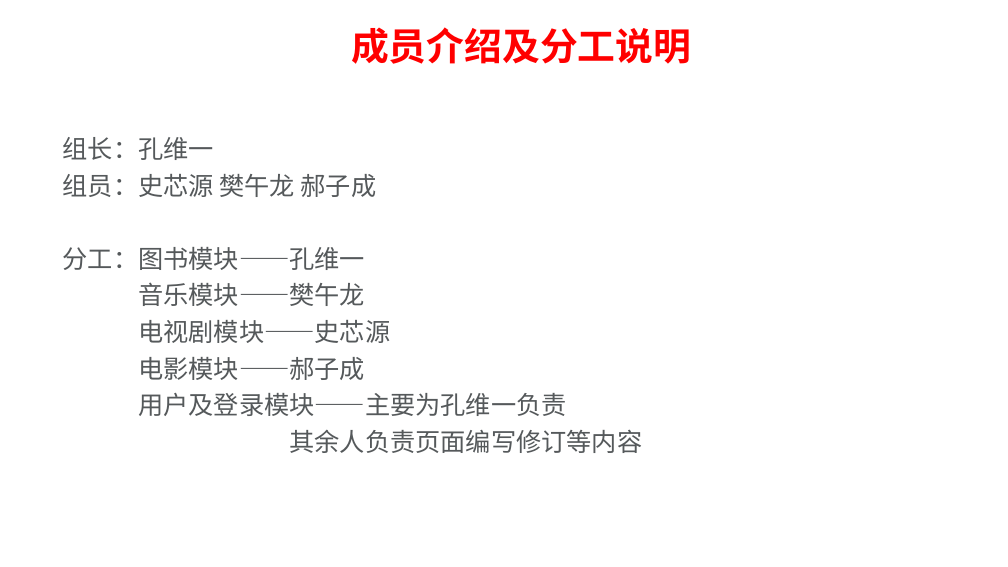
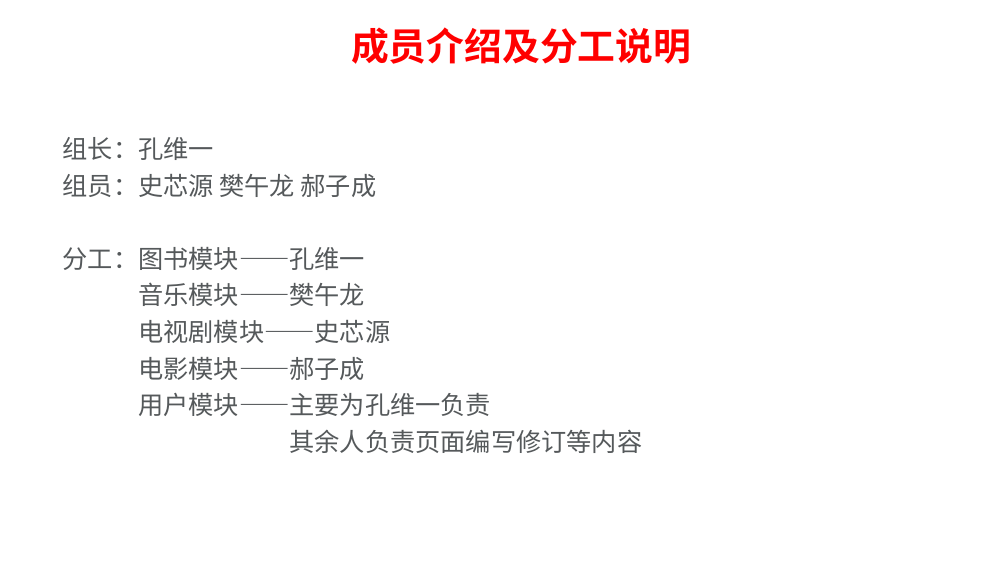
Before and after one commit to Koweiyi/book_douban, a slide deck: slide 3 of doc/PPT/第六组PPT.pptx. Drawn at 1008x567 pixels with LibreOffice and Linux fonts; fonts in the diff are those of the drawing; background and template pictures are left out. Boxes give left, top, right and bottom in pixels: in the first picture for what was removed or moved away, otherwise in the second. Text is boxed around its words. In the diff, an @@ line names an element or a change of style, - is before the commit and + after.

```diff
--- a/doc/PPT/第六组PPT.pptx
+++ b/doc/PPT/第六组PPT.pptx
@@ text at [138,393,491,416]: text changed @@
-用户及登录模块——主要为孔维一负责
+用户模块——主要为孔维一负责
```
Also in this commit, not shown: 2 other slides changed, 1 other file.
